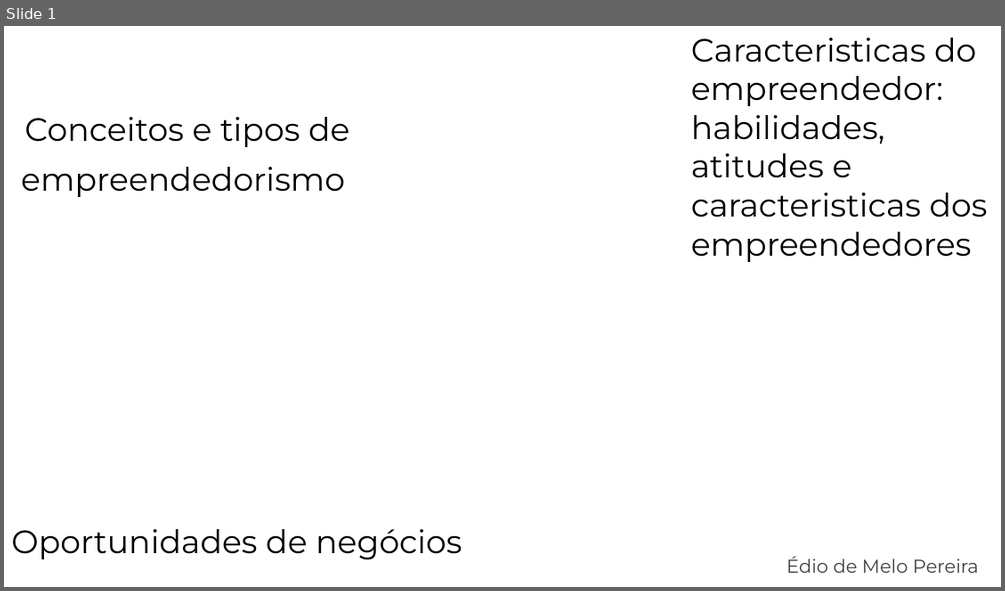
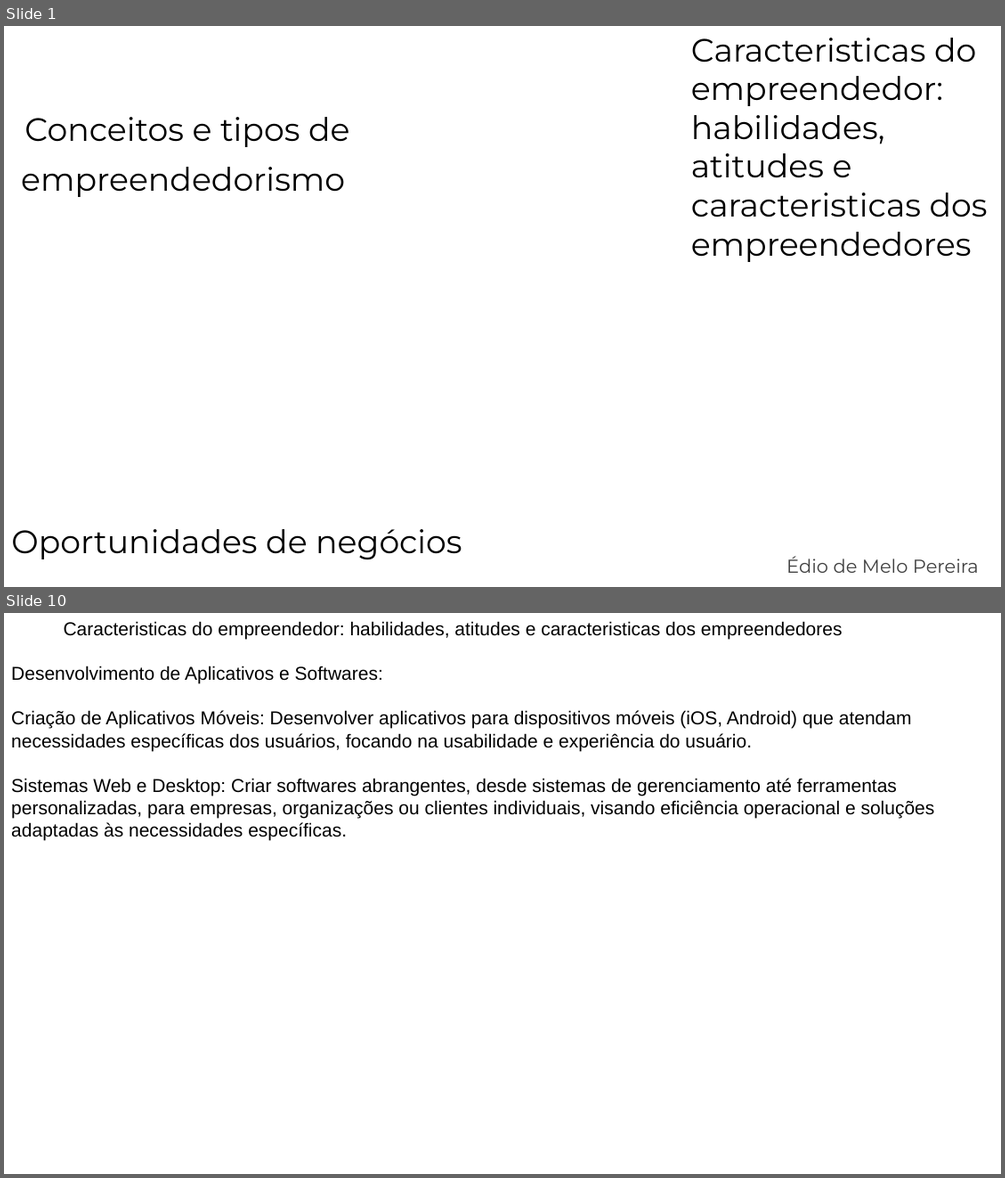
Before and after one commit to E-Mello/PS_Aulas, a slide deck: Aula_07_Conceitos_e_tipos_de_empreendedorismo-Caracteristicas do empreendedor--habilidades_atitudes_e_caracteristicas_dos_empreendedores-Oportunidades_de_negocios/Aula_07.pptx. Shown one above the other, each under a label of ours: slide 1 before the commit, slides 1 and 10 after it; the slides between them are not shown. The pictures are 1005x591 and 1005x1178 pixels, drawn with LibreOffice and Linux fonts; fonts in the diff are those of the drawing; background and template pictures are left out. Boxes give left, top, right and bottom in pixels: in the first picture for what was removed or moved away, otherwise in the second. Text is boxed around its words. In the diff, an @@ line names an element or a change of style, - is before the commit and + after.

```diff
--- a/Aula_07_Conceitos_e_tipos_de_empreendedorismo-Caracteristicas do empreendedor--habilidades_atitudes_e_caracteristicas_dos_empreendedores-Oportunidades_de_negocios/Aula_07.pptx
+++ b/Aula_07_Conceitos_e_tipos_de_empreendedorismo-Caracteristicas do empreendedor--habilidades_atitudes_e_caracteristicas_dos_empreendedores-Oportunidades_de_negocios/Aula_07.pptx
@@ slide 10 added at bbox=[4, 613, 1001, 1174], background picture (left out) @@
@@ text added at bbox=[11, 621, 935, 841], 18 pt, text #000000 @@
+Caracteristicas do empreendedor: habilidades, atitudes e caracteristicas dos empreendedores
+Desenvolvimento de Aplicativos e Softwares:
+Criação de Aplicativos Móveis: Desenvolver aplicativos para dispositivos móveis (iOS, Android) que atendam necessidades específicas dos usuários, focando na usabilidade e experiência do usuário.
+Sistemas Web e Desktop: Criar softwares abrangentes, desde sistemas de gerenciamento até ferramentas personalizadas, para empresas, organizações ou clientes individuais, visando eficiência operacional e soluções adaptadas às necessidades específicas.
```
Also in this commit, not shown: 1 slide changed, 13 other slides added, 3 slides removed, 1 other file.
